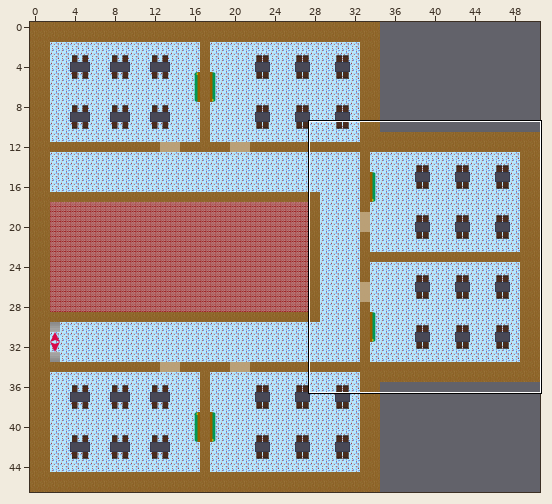
Two versions of a level (Tiled map, map/1st_floor.tmx). The first picture is a wide view before the edit; the outline marks the close-up.
Close-up. First the earlier version:
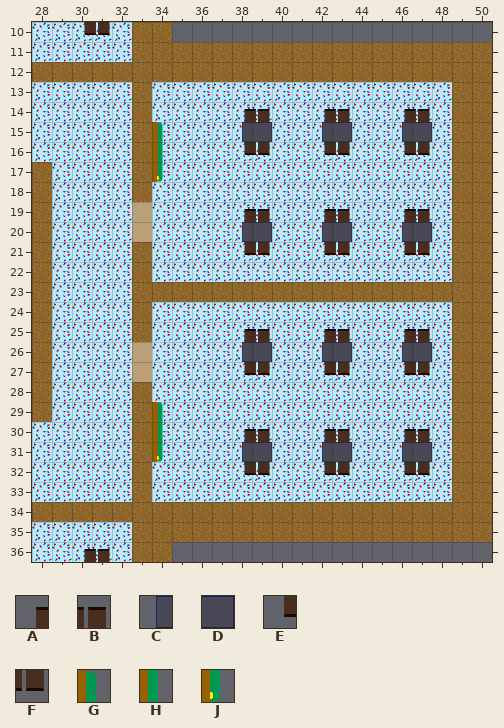
Cells are 32x32 px. Shown: x 28..50, y 10..36. The commit also changed other parts of the map, which this record leaves out. Tiles whose own drawing changed are shown in their newer look in all pictures.
Key: from "objects_tiled_ready": A 2, B 3, C 16, D 17, E 30, F 31, G 66, H 80, J 94.
_ is an empty cell.
Layers that did not change in this view are not listed.
Layer "objects" before, first column x 28:
10 __EF___________________
11 _______________________
12 _______________________
13 _______________________
14 __________AB__AB__AB___
15 ______G___CD__CD__CD___
16 ______H___EF__EF__EF___
17 ______J________________
18 _______________________
19 __________AB__AB__AB___
20 __________CD__CD__CD___
21 __________EF__EF__EF___
22 _______________________
23 _______________________
24 _______________________
25 __________AB__AB__AB___
26 __________CD__CD__CD___
27 __________EF__EF__EF___
28 _______________________
29 ______G________________
30 ______H___AB__AB__AB___
31 ______J___CD__CD__CD___
32 __________EF__EF__EF___
33 _______________________
34 _______________________
35 _______________________
36 __AB___________________
Now the later version:
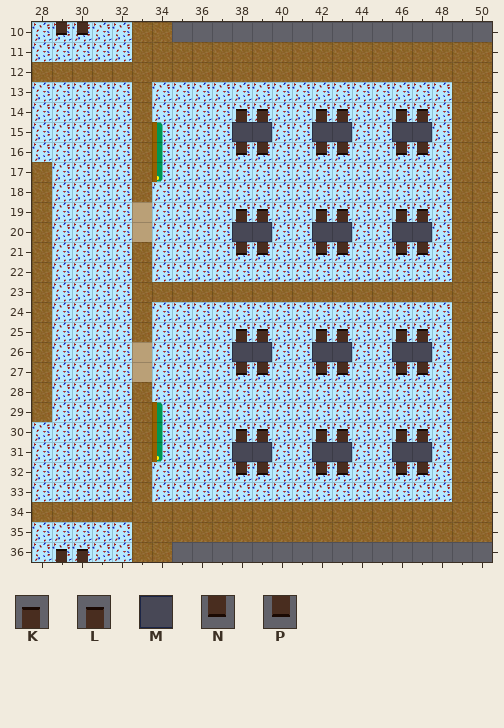
Further tiles: from "objects_tiled_ready": K 0, L 1, M 14, N 28, P 29.
The edit:
Layer "objects":
Tile A becomes tile K in row 14 at x 38, 42 and 46; in row 19 at x 38, 42 and 46; in row 25 at x 38, 42 and 46; in row 30 at x 38, 42 and 46.
The author put tile K in row 36 at x 29.
Tile A becomes tile L in row 36 at x 30.
Tile B becomes tile L in row 14 at x 39, 43 and 47; in row 19 at x 39, 43 and 47; in row 25 at x 39, 43 and 47; in row 30 at x 39, 43 and 47.
Tile C becomes tile M in row 15 at x 38, 42 and 46; in row 20 at x 38, 42 and 46; in row 26 at x 38, 42 and 46; in row 31 at x 38, 42 and 46.
Tile E becomes tile N in row 16 at x 38, 42 and 46; in row 21 at x 38, 42 and 46; in row 27 at x 38, 42 and 46; in row 32 at x 38, 42 and 46.
The author put tile N in row 10 at x 29.
Tile E becomes tile P in row 10 at x 30.
Tile F becomes tile P in row 16 at x 39, 43 and 47; in row 21 at x 39, 43 and 47; in row 27 at x 39, 43 and 47; in row 32 at x 39, 43 and 47.
Tile B is removed in row 36 at x 31.
Tile F is removed in row 10 at x 31.
